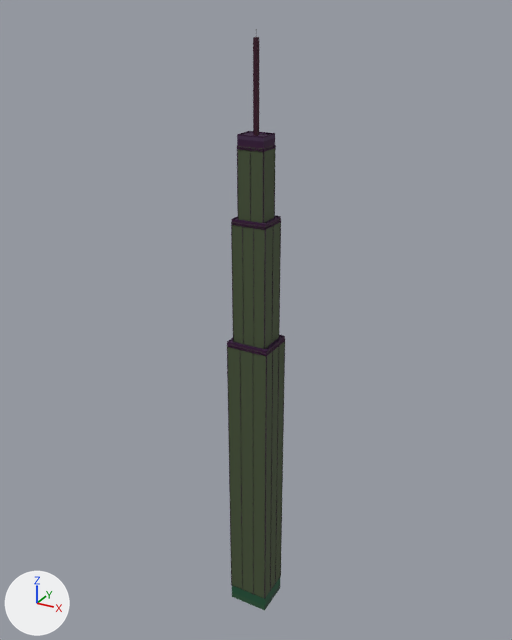
What one commit did to the glTF model public/assets/buildings/tower_o.glb.
Camera for both pictures: a 50 mm camera at (211.0, -384.0, 433.0) aimed at (-5.0, 9.0, 236.0). Arrows for +X, +Y and +Z are at lower left; the lights stay in place. The older version comes first. Vertices at exactly the same position are counted once.

In view in the first picture: 'tower_o'.
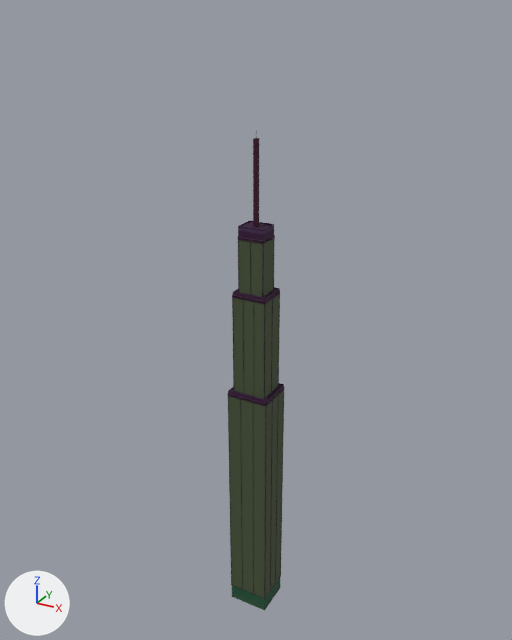
Where the change shows, as pixel boxes (x1, y1, x2, y2) in the pictures (512 x 640 px; the box of a moved part takes in the faces that stretch with it):
'tower_o', reshaped, moved, rescaled (18% shorter)
    before: (227, 29, 285, 610)
    after: (228, 131, 284, 610)
part 1 of me_tower_o, moved or reshaped
    before: (227, 335, 285, 610)
    after: (228, 383, 284, 610)
part 2 of me_tower_o, moved or reshaped
    before: (227, 343, 282, 356)
    after: (228, 389, 284, 406)
part 3 of me_tower_o, moved or reshaped
    before: (229, 340, 285, 355)
    after: (229, 395, 276, 406)
part 4 of me_tower_o, moved or reshaped
    before: (227, 341, 283, 355)
    after: (228, 388, 284, 405)
part 5 of me_tower_o, moved or reshaped
    before: (227, 339, 285, 354)
    after: (230, 387, 284, 405)
part 6 of me_tower_o, moved or reshaped
    before: (231, 215, 281, 349)
    after: (232, 287, 280, 399)
part 7 of me_tower_o, moved or reshaped
    before: (242, 223, 244, 344)
    after: (243, 326, 244, 382)
part 8 of me_tower_o, moved or reshaped
    before: (231, 221, 281, 230)
    after: (233, 293, 280, 304)
part 9 of me_tower_o, moved or reshaped
    before: (234, 221, 280, 229)
    after: (232, 293, 279, 303)
part 10 of me_tower_o, moved or reshaped
    before: (232, 220, 281, 228)
    after: (234, 292, 280, 303)
part 11 of me_tower_o, moved or reshaped
    before: (231, 219, 281, 228)
    after: (232, 291, 280, 302)
part 12 of me_tower_o, moved or reshaped
    before: (237, 37, 276, 223)
    after: (238, 139, 275, 297)

What changed in the scene script:
```text
Change me_tower_o:
    used by ob_tower_o; location = (0.0, 0.0, 210.9); scale = (211.0, 211.0, 211.0)
    remove me_tower_o.from_pydata(...)  # 748 vertices, 1198 faces; spans x -0.07..0.07, y -0.07..0.07, z -1.0..1.0
    add me_tower_o.from_pydata(...)  # 748 vertices, 1198 faces; spans x -0.08..0.08, y -0.08..0.08, z -1.0..1.0
    me_tower_o part 1: the loose piece of 108 vertices spanning x -0.07..0.07, y -0.07..0.07, z -1.0..0.07 is scaled about its middle by (1.16, 1.16, 0.952), then moved by (0.0, 0.0, -0.02)
    me_tower_o part 2: the loose piece of 24 vertices spanning x -0.07..0.07, y -0.07..0.07, z 0.06 is moved by (0.0, 0.0, -0.04)
    me_tower_o part 3: the loose piece of 24 vertices spanning x -0.07..0.07, y -0.07..0.07, z 0.06 is moved by (0.0, 0.0, -0.04)
    me_tower_o part 4: the loose piece of 24 vertices spanning x -0.07..0.07, y -0.07..0.07, z 0.06 is moved by (0.0, 0.0, -0.04)
    me_tower_o part 5: the loose piece of 24 vertices spanning x -0.07..0.07, y -0.07..0.07, z 0.06 is moved by (0.0, 0.0, -0.04)
    me_tower_o part 6: the loose piece of 80 vertices spanning x -0.06..0.06, y -0.05..0.05, z 0.07..0.48 is moved by (0.0, 0.0, -0.04)
    me_tower_o part 7: the loose piece of 8 vertices spanning x -0.02, y -0.05, z 0.07..0.47 is moved by (0.0, -0.01, -0.04)
    me_tower_o part 8: the loose piece of 24 vertices spanning x -0.06..0.06, y -0.05..0.05, z 0.46 is moved by (0.0, 0.0, -0.04)
    me_tower_o part 9: the loose piece of 24 vertices spanning x -0.06..0.06, y -0.05..0.05, z 0.46 is moved by (0.0, 0.0, -0.04)
    me_tower_o part 10: the loose piece of 24 vertices spanning x -0.06..0.06, y -0.05..0.05, z 0.46 is moved by (0.0, 0.0, -0.04)
    me_tower_o part 11: the loose piece of 24 vertices spanning x -0.06..0.06, y -0.05..0.05, z 0.47 is moved by (0.0, 0.0, -0.04)
    me_tower_o part 12: all 236 vertices in x -0.04..0.04, y -0.04..0.04, z 0.47..0.72 are moved by (0.0, 0.0, -0.05)
    other edits to the shape of me_tower_o do not show in these pictures
Change ob_tower_o:
    ob_tower_o.location: (0.0, 0.0, 210.9) -> (0.0, 0.0, 182.4)
    ob_tower_o.scale: (211.0, 211.0, 211.0) -> (182.0, 182.0, 182.0)
```
